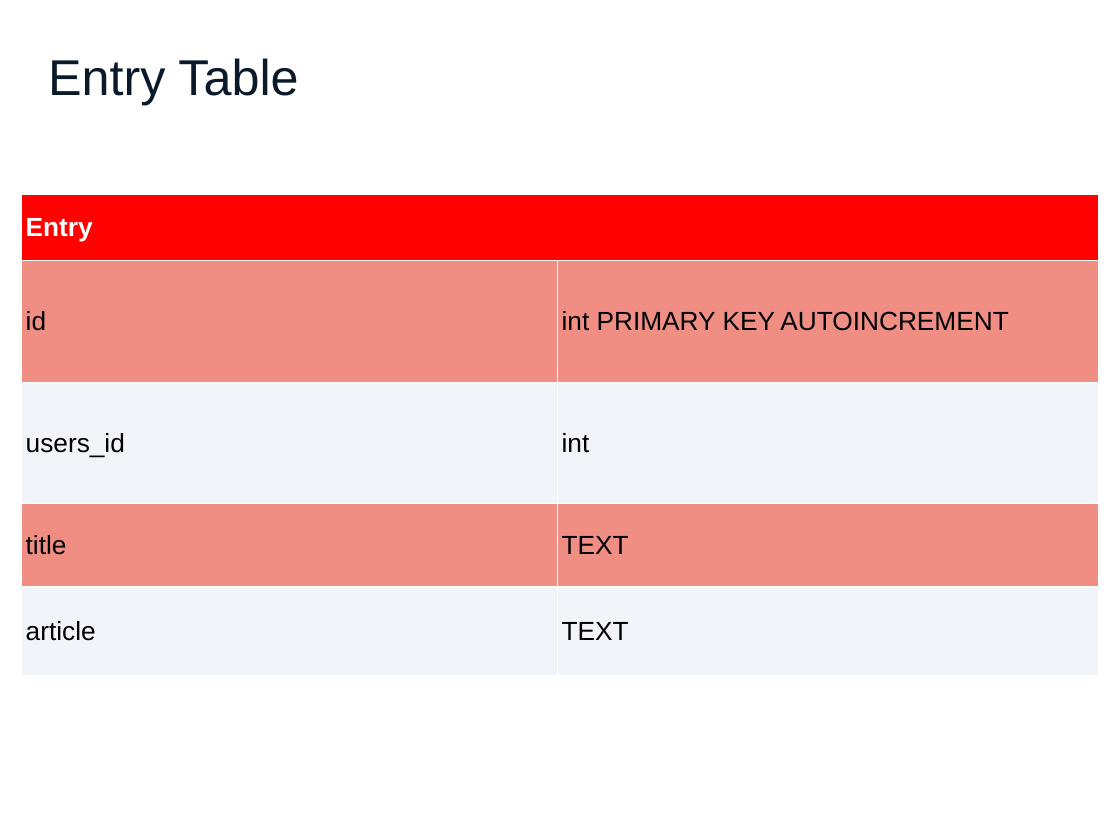
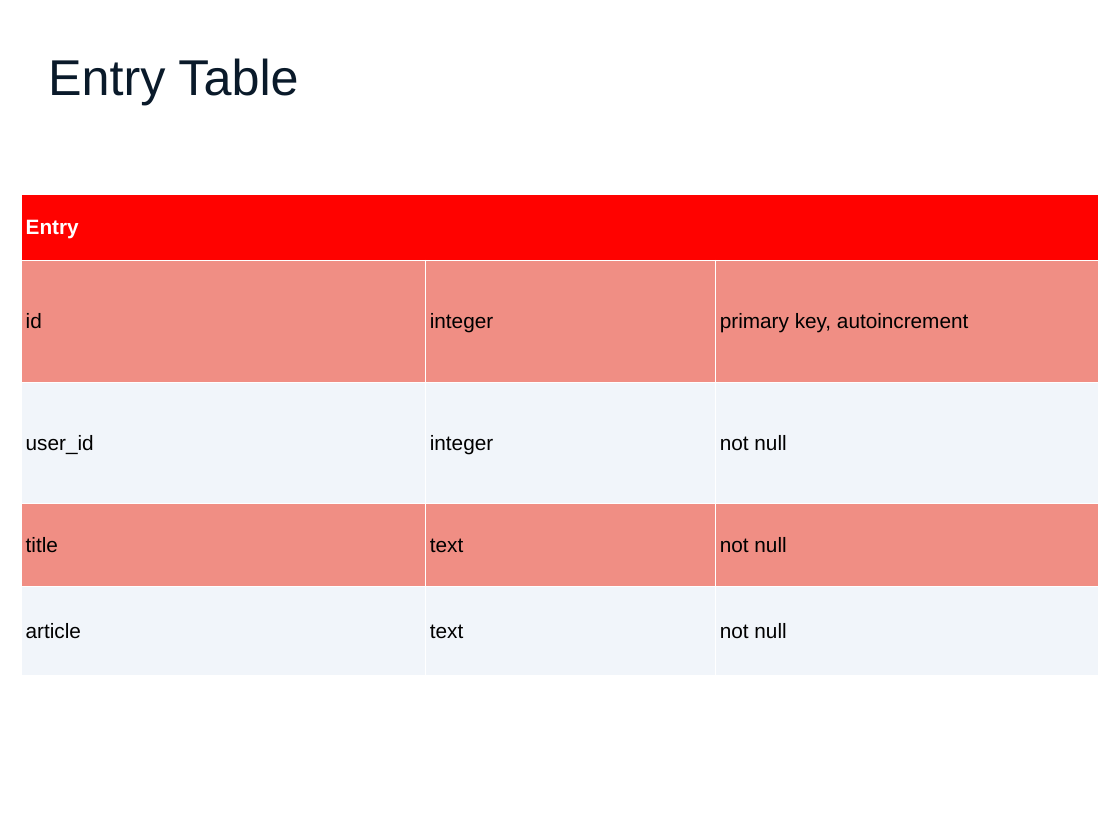
Before and after one commit to PHPEmbark/curriculum, a slide deck: slide 46 of course/3 - Data and SQL/Data and SQL.pptx (slide 66 before the commit). Drawn at 1120x840 pixels with LibreOffice and Linux fonts; fonts in the diff are those of the drawing. Boxes give left, top, right and bottom in pixels: in the first picture for what was removed or moved away, otherwise in the second. Text is boxed around its words. In the diff, an @@ line names an element or a change of style, - is before the commit and + after.

```diff
--- a/course/3 - Data and SQL/Data and SQL.pptx
+++ b/course/3 - Data and SQL/Data and SQL.pptx
@@ table at (x1=21, y1=195, x2=1098, y2=677) @@
-column 1: Entry | id | users_id | title | article
-column 2:  | int PRIMARY KEY AUTOINCREMENT | int | TEXT | TEXT
+column 1: Entry | id | user_id | title | article
+column 2:  | integer | integer | text | text
+column 3:  | primary key, autoincrement | not null | not null | not null
```
Also in this commit, not shown: 55 other slides changed, 3 slides added, 31 slides removed, 2 other files.
